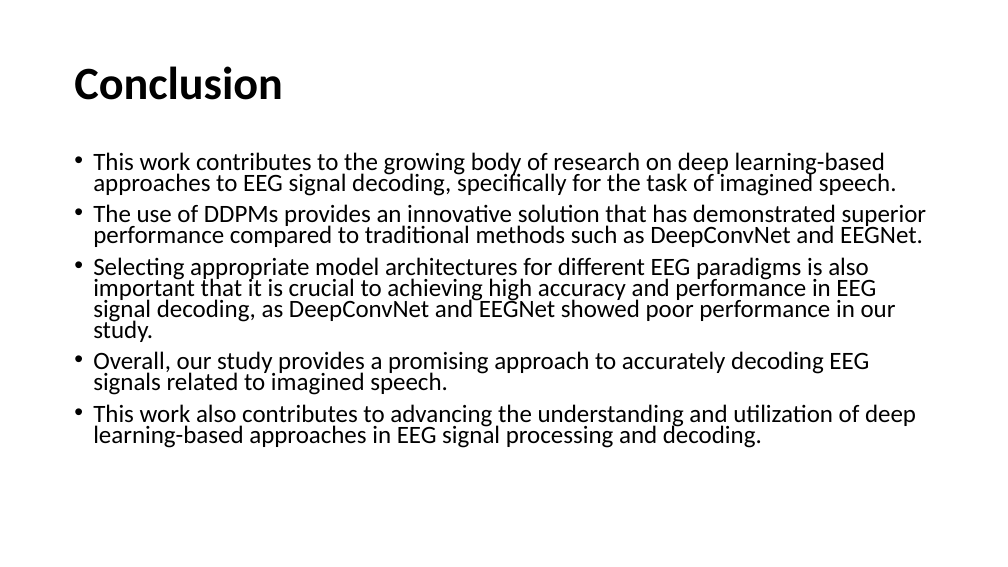
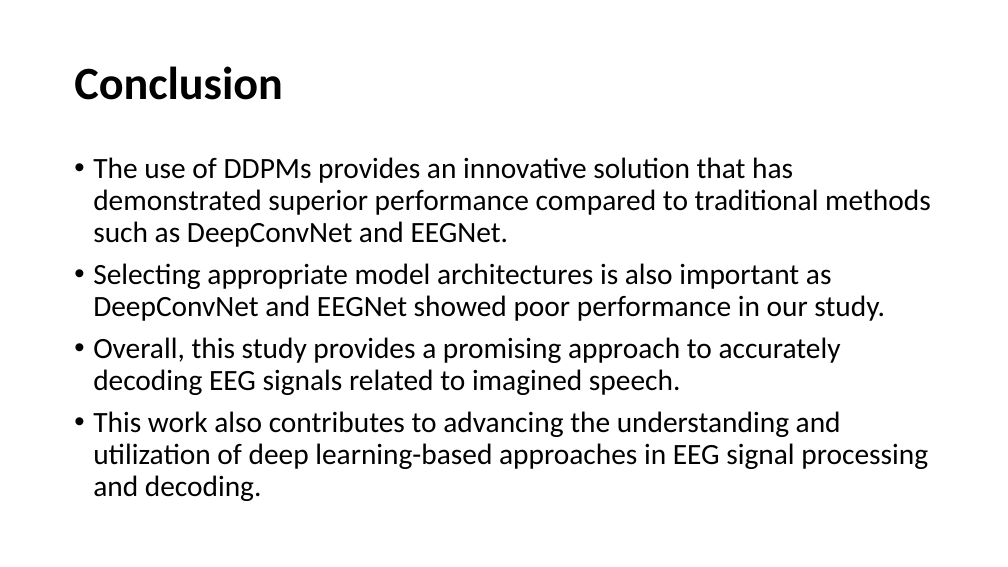
Before and after one commit to BmisTeamItnl/Cheong, a slide deck: slide 11 of Assignment2/study_paperreview_20240927_정세형.pptx (slide 12 before the commit). Drawn at 1008x567 pixels with LibreOffice and Linux fonts; fonts in the diff are those of the drawing. Boxes give left, top, right and bottom in pixels: in the first picture for what was removed or moved away, otherwise in the second. Text is boxed around its words. In the diff, an @@ line names an element or a change of style, - is before the commit and + after.

```diff
--- a/Assignment2/study_paperreview_20240927_정세형.pptx
+++ b/Assignment2/study_paperreview_20240927_정세형.pptx
@@ text at bbox=[93, 152, 897, 196]: paragraph removed @@
-• This work contributes to the growing body of research on deep learning-based approaches to EEG signal decoding, specifically for the task of imagined speech.
@@ text at bbox=[93, 157, 931, 501]: size 35.7 to 42 pt in "The use of DDPMs provides an innovative ...", "This work also contributes to advancing the ..."; line spacing 0.7 to 0.9 @@
@@ text at bbox=[93, 263, 885, 395]: text changed; size 35.7 to 42 pt @@
-• Selecting appropriate model architectures for different EEG paradigms is also important that it is crucial to achieving high accuracy and performance in EEG signal decoding, as DeepConvNet and EEGNet showed poor performance in our study.
-• Overall, our study provides a promising approach to accurately decoding EEG signals related to imagined speech.
+• Selecting appropriate model architectures is also important as DeepConvNet and EEGNet showed poor performance in our study.
+• Overall, this study provides a promising approach to accurately decoding EEG signals related to imagined speech.
```
Also in this commit, not shown: 4 other slides changed, 1 slide added, 2 slides removed.
